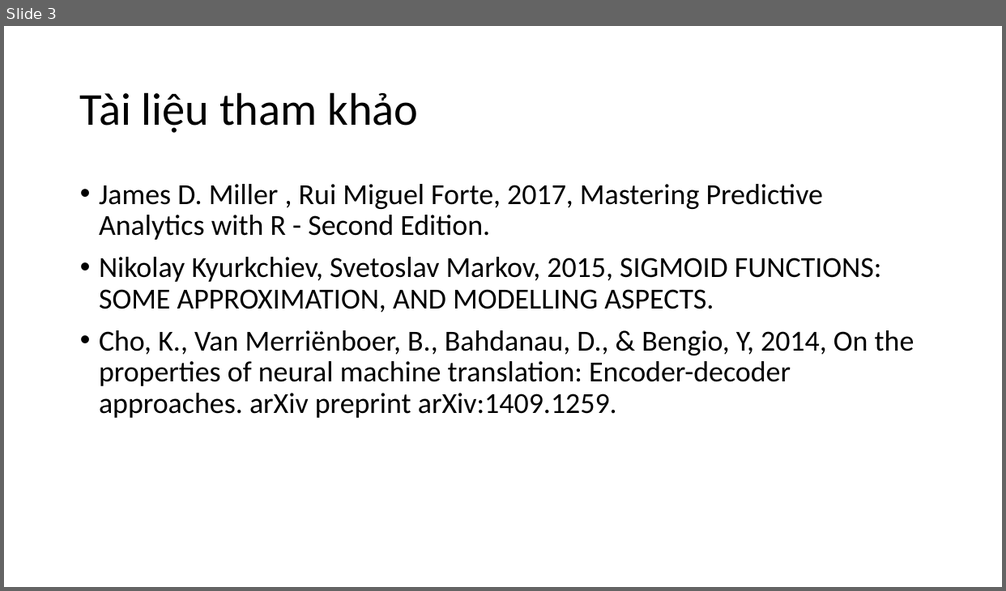
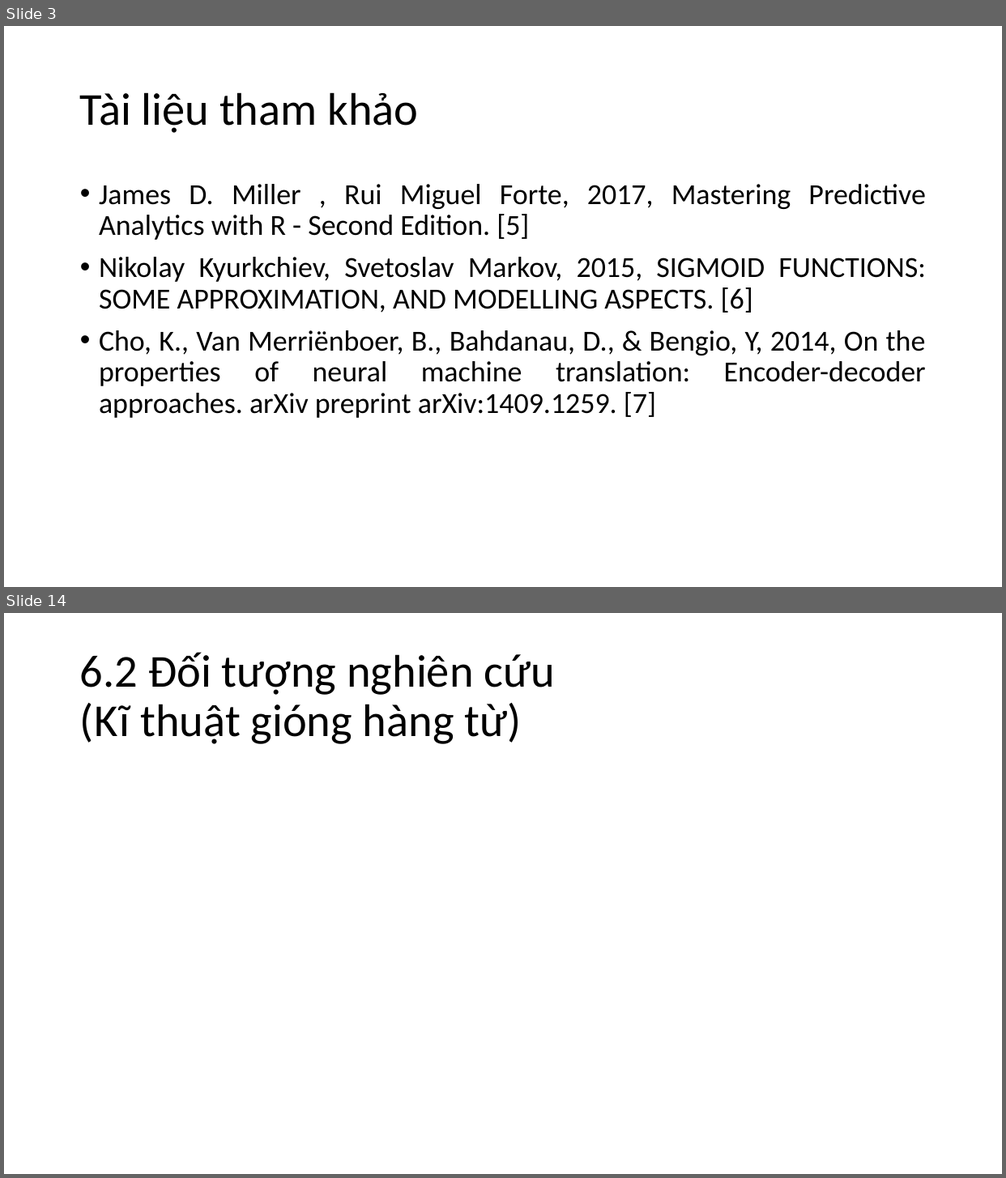
Before and after one commit to nguyenduyhanlam/Improving-Vietnamese-English-neural-machine-translation-with-guiding-word-alignments, a slide deck: dcct.pptx. Shown one above the other, each under a label of ours: slide 3 before the commit, slides 3 and 14 after it; the slides between them are not shown. The pictures are 1006x591 and 1006x1178 pixels, drawn with LibreOffice and Linux fonts; fonts in the diff are those of the drawing. Boxes give left, top, right and bottom in pixels: in the first picture for what was removed or moved away, otherwise in the second. Text is boxed around its words. In the diff, an @@ line names an element or a change of style, - is before the commit and + after.

```diff
--- a/dcct.pptx
+++ b/dcct.pptx
@@ slide 14 added at box(4, 613, 1002, 1174), background #FFFFFF @@
@@ title added at box(80, 652, 554, 744), 44 pt, text #000000 @@
+6.2 Đối tượng nghiên cứu
+(Kĩ thuật gióng hàng từ)
@@ slide 3 changed as well @@
@@ text at box(99, 184, 926, 418): text changed @@
-• James D. Miller , Rui Miguel Forte, 2017, Mastering Predictive Analytics with R - Second Edition.
-• Nikolay Kyurkchiev, Svetoslav Markov, 2015, SIGMOID FUNCTIONS: SOME APPROXIMATION, AND MODELLING ASPECTS.
-• Cho, K., Van Merriënboer, B., Bahdanau, D., & Bengio, Y, 2014, On the properties of neural machine translation: Encoder-decoder approaches. arXiv preprint arXiv:1409.1259.
+• James D. Miller , Rui Miguel Forte, 2017, Mastering Predictive Analytics with R - Second Edition. [5]
+• Nikolay Kyurkchiev, Svetoslav Markov, 2015, SIGMOID FUNCTIONS: SOME APPROXIMATION, AND MODELLING ASPECTS. [6]
+• Cho, K., Van Merriënboer, B., Bahdanau, D., & Bengio, Y, 2014, On the properties of neural machine translation: Encoder-decoder approaches. arXiv preprint arXiv:1409.1259. [7]
```
Also in this commit, not shown: 2 other slides changed, 13 other slides added.
